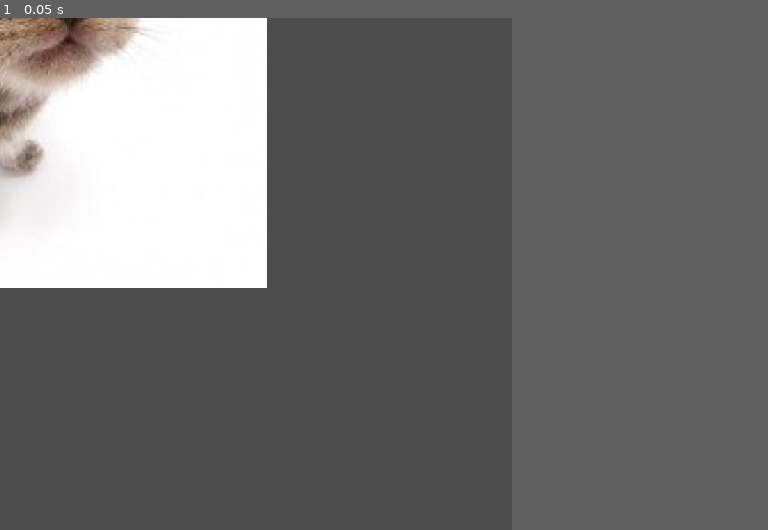
Above: before the commit, frame 1.
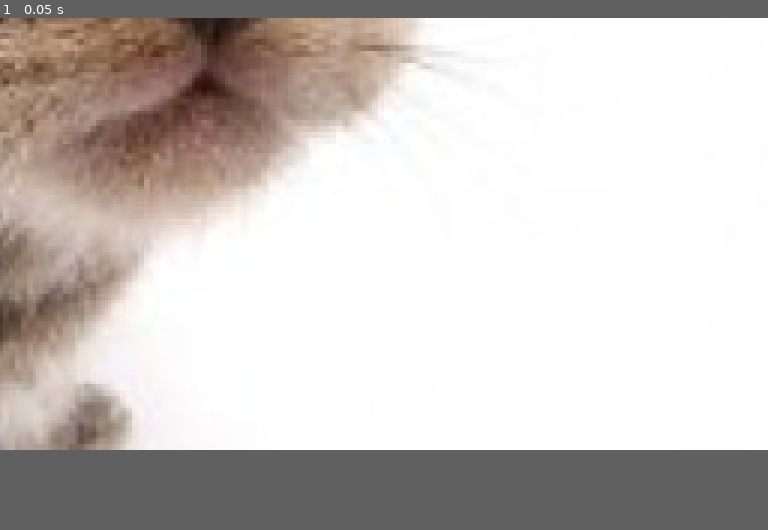
Above: after the commit, the same moment.

Repository: Compsand/celesteMATEMATIIKKA
Game: Godot game, scene res://scenes/player.tscn
Two runs of this game, one before a commit and one after it. Both use one fixed random seed, a clock stepped at 60 frames per second and the inputs below. The project has no main scene, so this scene is started directly.
Inputs:
- Up to frame 1 (0.05 s): no input
In our replay, the window is 512x512 before the commit and 768x432 after it. These sizes can differ from the game's own. Grey fills any space a smaller window leaves; there, only what the larger window draws over its background counts as a difference.

The runs differ from the first frame. In frame 1, 53% of the frame differs, in the area x 0-67%, y 0-85%.

Commit message:
resolution yay
resolution has been yay'd

Diff:
--- a/project.godot
+++ b/project.godot
@@ -16,9 +16,10 @@
 
 [display]
 
-window/size/viewport_width=512
-window/size/viewport_height=512
+window/size/viewport_width=256
+window/size/viewport_height=144
 window/size/mode=3
+window/stretch/mode="viewport"
 
 [input]
 
--- a/scenes/player.tscn
+++ b/scenes/player.tscn
@@ -6,10 +6,10 @@
 
 [node name="player" type="CharacterBody2D"]
 
-[node name="CollisionShape2D" type="CollisionShape2D" parent="."]
-shape = SubResource("RectangleShape2D_g2els")
-
 [node name="Sprite2D" type="Sprite2D" parent="."]
 position = Vector2(5.00002, 11)
 scale = Vector2(1.05, 1.038)
 texture = ExtResource("1_3vyb7")
+
+[node name="CollisionShape2D" type="CollisionShape2D" parent="."]
+shape = SubResource("RectangleShape2D_g2els")
